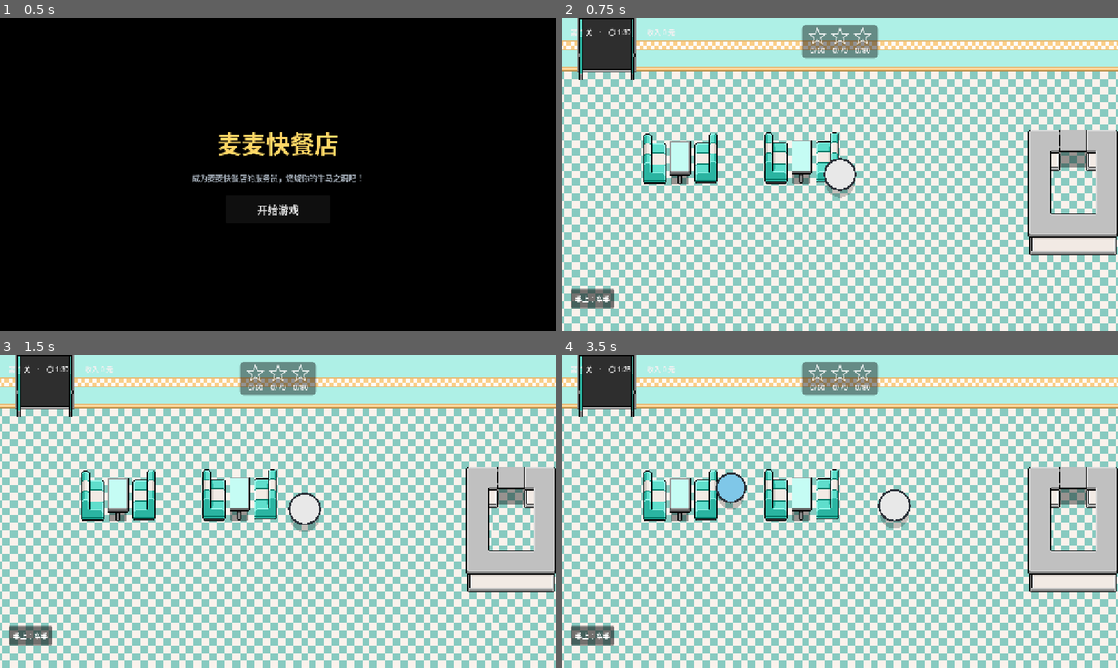
Above: before the commit, frames 1-4 (two rows, left to right).
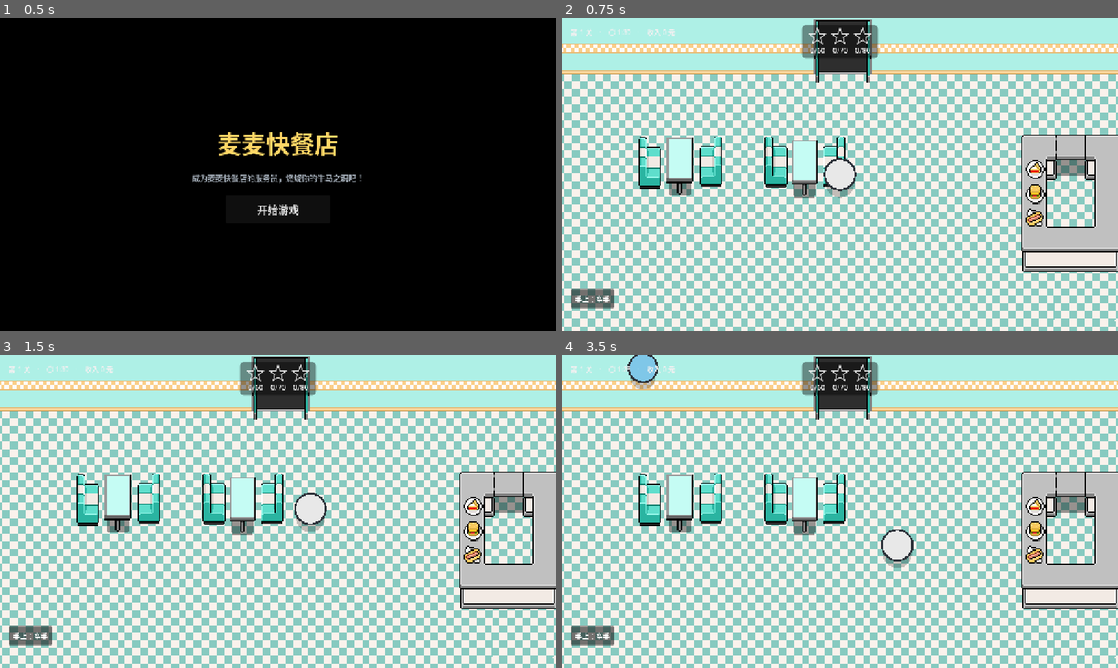
Above: after the commit, the same moments.

Repository: CalicocoJ/MMRestaurant
Game: Godot game, scene res://scenes/main.tscn
Two runs of this game, one before a commit and one after it. Both use one fixed random seed, a clock stepped at 60 frames per second and the inputs below.
Inputs (mouse positions are in pixels of both pictures, inside the frame that each line leads up to):
- Up to frame 1 (0.5 s): no input
- Up to frame 2 (0.75 s): click "开始游戏" at 0.5 s
- Up to frame 3 (1.5 s): tap Enter at 1.25 s; move the mouse to (400, 495) at 1.27 s; click (400, 495) at 1.42 s
- Up to frame 4 (3.5 s): move the mouse to (728, 527) at 2.02 s; click (728, 527) at 2.17 s; move the mouse to (895, 442) at 2.77 s; click (895, 442) at 2.92 s

Frame 1 is identical in both runs. In frame 2, 40% of the frame differs, in the area x 0-100%, y 0-100%; in frame 3, 41%; in frame 4, 42%.

Commit message:
柜台食物点击范围对齐 + 文档更新（2026-10-09 收尾）
【bug】三份柜台食物的 Sprite2D 偏移 498px 没归零，
而点击范围以**节点原点**为基准 —— 表现是「点食物图标没反应，
点房间左上角那片空地反而能取餐」。
改法：节点 position = 贴图位置，Sprite2D 的 position 归零。
（实测确认：Sprite2D.get_rect() 不含 scale，centered=false 时
「贴图左上角 = 节点原点」，所以这样对齐是精确的。）

scenes/main.tscn 里同时包含用户自己在编辑器里做的调整
（椅子/桌子/相机/柜台/门的相机与位置微调），一并提交。

【新增】scenes/CounterFood.tscn —— 用户做的柜台食物模板。
注意：Godot 里**场景内嵌的 SubResource（如 AtlasTexture）在多个实例间是共享的**，
所以这个模板里的贴图不能改（改了所有实例一起变）。用户的成功做法是
「每份食物新建节点 + 各自新建 AtlasTexture」，而不是靠模板省事。
（曾经在模板上绕了三轮，包括误以为 Ctrl+D 复制节点会各自复制资源 ——
那个结论是错的，用户指出后已撤回。）

【文档】
- README 新增「占位美术：什么时候该关 draw_placeholder」一节：
  默认 false + 有贴图自动关；以及贴图必须和节点原点对齐的原因与实测结论
- README 修正「两条摆家具的路径」：编辑器摆放模式下代码**一件都不生成**
- NEXT_STEPS 重写：下一步是服务员的 4 方向行走动画（含用户已确认的四个决定、
  编辑器侧的 5 条硬约定、代码侧 7 项改动清单）；
  并明确记下「拿菜显示功能早已存在（waiter.gd 的 _draw_carried_markers），
  不用重做」

【新增工具】
- tools/probe_sprite_rect.gd     实测 Sprite2D.get_rect() 在 centered/scale 下的语义
- tools/dump_runtime_tree.gd     导出运行时节点树 + 逐节点检查占位开关
- tools/probe_sprite_region.gd   实测 Sprite2D 自带 region 能否替代 AtlasTexture

Diff:
--- a/project.godot
+++ b/project.godot
@@ -22,7 +22,6 @@
 Stickers="*res://scripts/ui/stickers.gd"
 UI="*res://scripts/ui/ui_manager.gd"
 DebugTrace="*res://scripts/core/debug_trace.gd"
-McpRuntime="*res://addons/godot-mcp/mcp_runtime.gd"
 
 [display]
 
--- /dev/null
+++ b/scenes/CounterFood.tscn
@@ -0,0 +1,19 @@
+[gd_scene format=3 uid="uid://d0mxi4jxjciy3"]
+
+[ext_resource type="Script" uid="uid://bilpoag3ospuc" path="res://scripts/world/counter_food.gd" id="1_atitg"]
+
+[sub_resource type="CompressedTexture2D" id="CompressedTexture2D_atitg"]
+load_path = "res://.godot/imported/50sdiner_set_withshadow.png-105d886d327d17ff845d0c31a940821c.ctex"
+
+[node name="Food_Template" type="StaticBody2D" unique_id=1366758419]
+z_index = -10
+script = ExtResource("1_atitg")
+draw_placeholder = false
+item_id = "burger:汉堡"
+
+[node name="Sprite2D" type="Sprite2D" parent="." unique_id=836681265]
+scale = Vector2(1.3, 1.3)
+texture = SubResource("CompressedTexture2D_atitg")
+centered = false
+region_enabled = true
+region_rect = Rect2(272, 431, 16, 15)
--- a/scenes/main.tscn
+++ b/scenes/main.tscn
@@ -7,6 +7,7 @@
 [ext_resource type="Script" uid="uid://1yopnxe11q26" path="res://scripts/world/door.gd" id="5_o6xl0"]
 [ext_resource type="Script" uid="uid://dryw0dcrhjnuc" path="res://scripts/world/chair.gd" id="5_tipki"]
 [ext_resource type="Texture2D" uid="uid://daf737080nns0" path="res://assets/50sdiner_room_door_tiles3.png" id="6_tipki"]
+[ext_resource type="Script" uid="uid://bilpoag3ospuc" path="res://scripts/world/counter_food.gd" id="8_tipki"]
 
 [sub_resource type="AtlasTexture" id="AtlasTexture_n1nnj"]
 atlas = ExtResource("4_tbgi4")
@@ -27,18 +28,30 @@
 size = Vector2(22, 42)
 
 [sub_resource type="RectangleShape2D" id="RectangleShape2D_table"]
-size = Vector2(20.5, 35)
+size = Vector2(27.25, 47)
 
 [sub_resource type="AtlasTexture" id="AtlasTexture_hc7ip"]
 atlas = ExtResource("6_tipki")
 region = Rect2(273, 293, 62, 67)
 
+[sub_resource type="AtlasTexture" id="AtlasTexture_l3wnn"]
+atlas = ExtResource("4_tbgi4")
+region = Rect2(272, 431, 16, 16)
+
+[sub_resource type="AtlasTexture" id="AtlasTexture_2pqfb"]
+atlas = ExtResource("4_tbgi4")
+region = Rect2(240, 432, 16, 15)
+
+[sub_resource type="AtlasTexture" id="AtlasTexture_ymiw2"]
+atlas = ExtResource("4_tbgi4")
+region = Rect2(273, 416, 15, 14)
+
 [sub_resource type="AtlasTexture" id="AtlasTexture_d5vy5"]
 atlas = ExtResource("4_tbgi4")
 region = Rect2(245, 260, 86, 120)
 
 [sub_resource type="RectangleShape2D" id="RectangleShape2D_hc7ip"]
-size = Vector2(92, 131)
+size = Vector2(100, 138.5)
 
 [node name="Level" type="Node2D" unique_id=891248357]
 script = ExtResource("1_level")
@@ -52,24 +65,28 @@
 [node name="World" type="Node2D" parent="." unique_id=1863732896]
 
 [node name="Table1" type="StaticBody2D" parent="World" unique_id=2083022963]
+z_index = -10
 position = Vector2(137, 152)
 collision_mask = 2
 script = ExtResource("3_jyhfs")
-draw_placeholder = false
 auto_generate_shapes = false
 
 [node name="Sprite2D" type="Sprite2D" parent="World/Table1" unique_id=752278849]
+position = Vector2(-14, -29)
+scale = Vector2(1.3, 1.3)
 texture = SubResource("AtlasTexture_n1nnj")
+centered = false
 
 [node name="Chair1" type="StaticBody2D" parent="World/Table1" unique_id=559904902]
 z_index = -10
-position = Vector2(-25, 0)
+position = Vector2(-22, 0)
 collision_mask = 2
 script = ExtResource("5_tipki")
 
 [node name="Sprite2D" type="Sprite2D" parent="World/Table1/Chair1" unique_id=980962109]
-position = Vector2(52, -5)
+position = Vector2(42, -31)
 texture = SubResource("AtlasTexture_kquq6")
+centered = false
 
 [node name="CollisionShape2D" type="CollisionShape2D" parent="World/Table1/Chair1" unique_id=827863717]
 position = Vector2(52, 0)
@@ -78,12 +95,14 @@
 
 [node name="Chair2" type="StaticBody2D" parent="World/Table1" unique_id=352801588]
 z_index = -10
+position = Vector2(-4, 0)
 collision_mask = 2
 script = ExtResource("5_tipki")
 
 [node name="Sprite2D" type="Sprite2D" parent="World/Table1/Chair2" unique_id=892664975]
-position = Vector2(-27, -4)
+position = Vector2(-40, -30)
 texture = SubResource("AtlasTexture_5xiju")
+centered = false
 flip_h = true
 
 [node name="CollisionShape2D" type="CollisionShape2D" parent="World/Table1/Chair2" unique_id=1367421861]
@@ -91,11 +110,12 @@
 shape = SubResource("RectangleShape2D_n1nnj")
 
 [node name="CollisionShape2D" type="CollisionShape2D" parent="World/Table1" unique_id=1843415338]
-position = Vector2(0, -5)
+position = Vector2(-1, -6)
 shape = SubResource("RectangleShape2D_table")
 
 [node name="Door" type="StaticBody2D" parent="World" unique_id=1200894138]
-position = Vector2(20, 1)
+z_index = -10
+position = Vector2(270, 2)
 collision_mask = 2
 script = ExtResource("5_o6xl0")
 walk_offset = Vector2(40, 100)
@@ -103,28 +123,33 @@
 auto_generate_shapes = false
 
 [node name="Sprite2D" type="Sprite2D" parent="World/Door" unique_id=1622796311]
-position = Vector2(40, 31)
+position = Vector2(6, -4)
 texture = SubResource("AtlasTexture_hc7ip")
+centered = false
 
 [node name="Table2" type="StaticBody2D" parent="World" unique_id=889888145]
+z_index = -10
 position = Vector2(264, 151)
 collision_mask = 2
 script = ExtResource("3_jyhfs")
-draw_placeholder = false
 auto_generate_shapes = false
 
 [node name="Sprite2D" type="Sprite2D" parent="World/Table2" unique_id=728311484]
+position = Vector2(-10, -26)
+scale = Vector2(1.3, 1.3)
 texture = SubResource("AtlasTexture_n1nnj")
+centered = false
 
 [node name="Chair1" type="StaticBody2D" parent="World/Table2" unique_id=1818665178]
 z_index = -10
-position = Vector2(-25, 0)
+position = Vector2(-19, 2)
 collision_mask = 2
 script = ExtResource("5_tipki")
 
 [node name="Sprite2D" type="Sprite2D" parent="World/Table2/Chair1" unique_id=1903499100]
-position = Vector2(52, -5)
+position = Vector2(41, -32)
 texture = SubResource("AtlasTexture_kquq6")
+centered = false
 
 [node name="CollisionShape2D" type="CollisionShape2D" parent="World/Table2/Chair1" unique_id=1234306352]
 position = Vector2(52, 0)
@@ -137,8 +162,9 @@
 script = ExtResource("5_tipki")
 
 [node name="Sprite2D" type="Sprite2D" parent="World/Table2/Chair2" unique_id=1924154516]
-position = Vector2(-27, -4)
+position = Vector2(-39, -30)
 texture = SubResource("AtlasTexture_5xiju")
+centered = false
 flip_h = true
 
 [node name="CollisionShape2D" type="CollisionShape2D" parent="World/Table2/Chair2" unique_id=84181166]
@@ -146,21 +172,57 @@
 shape = SubResource("RectangleShape2D_n1nnj")
 
 [node name="CollisionShape2D" type="CollisionShape2D" parent="World/Table2" unique_id=1203279700]
-position = Vector2(0, -5)
+position = Vector2(3.375, -2.5)
 shape = SubResource("RectangleShape2D_table")
 
+[node name="Food_Burger" type="StaticBody2D" parent="World" unique_id=1630778259]
+z_index = -10
+position = Vector2(498, 171)
+script = ExtResource("8_tipki")
+item_id = "burger:汉堡"
+
+[node name="Sprite2D" type="Sprite2D" parent="World/Food_Burger" unique_id=1302511456]
+scale = Vector2(1.3, 1.3)
+texture = SubResource("AtlasTexture_l3wnn")
+centered = false
+
+[node name="Food_Cake" type="StaticBody2D" parent="World" unique_id=38425775]
+z_index = -10
+position = Vector2(498, 146)
+script = ExtResource("8_tipki")
+item_id = "cheesecake:芝士蛋糕"
+
+[node name="Sprite2D" type="Sprite2D" parent="World/Food_Cake" unique_id=1761442300]
+scale = Vector2(1.3, 1.3)
+texture = SubResource("AtlasTexture_2pqfb")
+centered = false
+
+[node name="Food_Hotdog" type="StaticBody2D" parent="World" unique_id=222248413]
+z_index = -10
+position = Vector2(498, 197)
+script = ExtResource("8_tipki")
+item_id = "hotdog:热狗"
+
+[node name="Sprite2D" type="Sprite2D" parent="World/Food_Hotdog" unique_id=1303447046]
+scale = Vector2(1.3, 1.3)
+texture = SubResource("AtlasTexture_ymiw2")
+centered = false
+
 [node name="Camera2D" type="Camera2D" parent="." unique_id=1397408436]
-position = Vector2(304, 164)
+position = Vector2(304, 161)
 zoom = Vector2(2.2, 2.2)
 
 [node name="Counter" type="StaticBody2D" parent="." unique_id=1752492156]
+z_index = -20
+y_sort_enabled = true
 collision_mask = 2
 
 [node name="Sprite2D" type="Sprite2D" parent="Counter" unique_id=2134285342]
-position = Vector2(548, 183)
-scale = Vector2(1.1, 1.1)
+position = Vector2(494, 119)
+scale = Vector2(1.2, 1.2)
 texture = SubResource("AtlasTexture_d5vy5")
+centered = false
 
 [node name="CollisionShape2D" type="CollisionShape2D" parent="Counter" unique_id=234125690]
-position = Vector2(548, 183.5)
+position = Vector2(546, 190.75)
 shape = SubResource("RectangleShape2D_hc7ip")
--- /dev/null
+++ b/tools/probe_sprite_rect.gd
@@ -0,0 +1,45 @@
+extends SceneTree
+## 实测 Sprite2D.get_rect() 在 centered/scale 不同组合下的返回值。
+##
+## 目的：确认「贴图视觉左上角」到底在哪个局部坐标，
+## 这样柜台食物的节点位置 + rect_size 才能和视觉精确对齐。
+##
+## `get_rect()` 返回的是**考虑了 texture / centered / offset / scale 之后**
+## 精灵在局部坐标里占据的矩形，正是我们要的那个东西。
+
+
+func _initialize() -> void:
+	var tex: Variant = load("res://assets/50sdiner_set_withshadow.png")
+	if tex == null:
+		print("✗ 大图加载失败")
+		quit(1)
+		return
+	print("大图尺寸 = %s" % str((tex as Texture2D).get_size()))
+
+	# 用一个小区域模拟食物切片
+	var at := AtlasTexture.new()
+	at.atlas = tex
+	at.region = Rect2(273, 416, 15, 14)
+	print("切片尺寸 = %s\n" % str(at.get_size()))
+
+	_case(1, at, false, Vector2(0, 0), Vector2(1, 1),   "centered=false scale=1")
+	_case(2, at, false, Vector2(0, 0), Vector2(1.3, 1.3), "centered=false scale=1.3")
+	_case(3, at, true,  Vector2(0, 0), Vector2(1, 1),   "centered=true  scale=1")
+	_case(4, at, true,  Vector2(0, 0), Vector2(1.3, 1.3), "centered=true  scale=1.3")
+
+	print("\n=== 结论 ===")
+	print("如果第 1/2 行的 rect.position 都是 (0,0) 且 position+size 随 scale 变化，")
+	print("说明：centered=false 时「贴图左上角 = 节点原点」，缩放只让尺寸变大。")
+	quit(0)
+
+
+func _case(n: int, tex: Texture2D, centered: bool, off: Vector2, scl: Vector2, label: String) -> void:
+	var sp := Sprite2D.new()
+	sp.texture = tex
+	sp.centered = centered
+	sp.offset = off
+	sp.scale = scl
+	var r: Rect2 = sp.get_rect()
+	print("[%d] %-28s → get_rect() pos=%s size=%s   (右下角=%s)"
+		% [n, label, str(r.position), str(r.size), str(r.position + r.size)])
+	sp.free()
--- /dev/null
+++ b/tools/probe_sprite_region.gd
@@ -0,0 +1,55 @@
+extends SceneTree
+## 验证 Sprite2D 的 region_rect 在不同贴图类型下的行为。
+##
+## 目的：确认「一张大图 + 每个 Sprite2D 各自设 region_rect 切小块」这个方案是否成立。
+## 成立的话，就能一张共享大图切所有食物，既不用每种食物建一个资源，
+## 也不会出现「改一个 Region 全都变」的共享污染。
+
+
+func _initialize() -> void:
+	var tex: Variant = load("res://assets/50sdiner_set_withshadow.png")
+	if tex == null:
+		print("✗ 大图加载失败")
+		quit(1)
+		return
+	print("大图类型 = %s   尺寸 = %s" % [tex.get_class(), str((tex as Texture2D).get_size())])
+
+	# --- 情形 A：贴图是普通 Texture2D，Sprite2D 直接切 ---
+	var sp_a := Sprite2D.new()
+	sp_a.texture = tex
+	print("\n[A] 贴图 = %s" % ("AtlasTexture" if sp_a.texture is AtlasTexture else "普通 Texture2D"))
+	print("    region_enabled 默认 = %s" % str(sp_a.region_enabled))
+	sp_a.region_enabled = true
+	sp_a.region_rect = Rect2(240, 416, 16, 15)
+	print("    设 region_enabled=true, region_rect=(240,416,16,15)")
+	print("    读回 region_rect = %s" % str(sp_a.region_rect))
+	print("    → %s" % ("✓ 可以切！" if sp_a.region_rect == Rect2(240, 416, 16, 15) else "✗ 被拒绝"))
+
+	# --- 情形 B：贴图是 AtlasTexture（不设它自己的 region，即整图） ---
+	var at := AtlasTexture.new()
+	at.atlas = tex
+	print("\n[B] AtlasTexture 不设 region 时 get_size() = %s" % str(at.get_size()))
+	var sp_b := Sprite2D.new()
+	sp_b.texture = at
+	sp_b.region_enabled = true
+	sp_b.region_rect = Rect2(240, 416, 16, 15)
+	print("    设 region_rect=(240,416,16,15)  读回 = %s" % str(sp_b.region_rect))
+	print("    → %s" % ("✓ 可以切" if sp_b.region_rect == Rect2(240, 416, 16, 15) else "✗ 被拒绝"))
+
+	# --- 情形 C：AtlasTexture 只圈住底部那一排（Region 小于整图） ---
+	var at2 := AtlasTexture.new()
+	at2.atlas = tex
+	at2.region = Rect2(0, 400, 448, 48)
+	print("\n[C] AtlasTexture.region=(0,400,448,48)，get_size()=%s" % str(at2.get_size()))
+	var sp_c := Sprite2D.new()
+	sp_c.texture = at2
+	sp_c.region_enabled = true
+	sp_c.region_rect = Rect2(240, 16, 16, 15)   # 相对该 region 的局部坐标
+	print("    设 region_rect=(240,16,16,15)  读回 = %s" % str(sp_c.region_rect))
+
+	print("\n=== 结论 ===")
+	print("若 [A] 是 ✓，就可以：一张大图（或指向整图的 AtlasTexture）共享给所有食物，")
+	print("每个 Sprite2D 各自设 region_enabled + region_rect 来切——互不影响。")
+
+	sp_a.free(); sp_b.free(); sp_c.free()
+	quit(0)
Not shown, added: tools/dump_runtime_tree.gd.uid
Not shown, added: tools/probe_sprite_rect.gd.uid
Not shown, added: tools/probe_sprite_region.gd.uid
Not shown, changed: NEXT_STEPS.md
Not shown, changed: README.md
